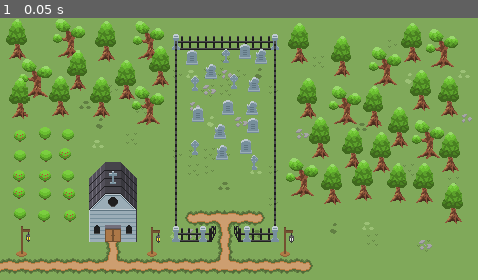
Above: before the commit, frame 1.
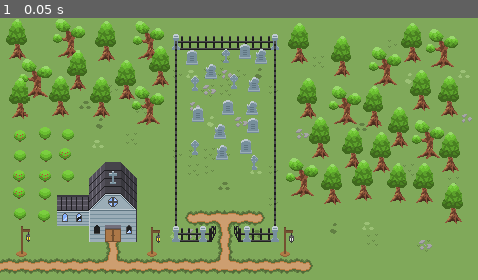
Above: after the commit, the same moment.

Repository: Turtletnt5/MixJam9
Game: Godot game, scene res://MyStuff/PlayLevels/basic_level.tscn
The game is run twice, just before and just after one commit, with the same random seed, the same clock (stepped at 60 frames per second) and the same inputs. The project has no main scene, so this scene is started directly.
Inputs:
- Up to frame 1 (0.05 s): no input

The runs differ from the first frame. In frame 1, 0.9% of the frame differs, in the area x 11-28%, y 64-83%.

Commit message:
changed church

Diff:
--- a/MyStuff/PlayLevels/basic_level.tscn
+++ b/MyStuff/PlayLevels/basic_level.tscn
@@ -3,7 +3,6 @@
 [ext_resource type="Texture2D" uid="uid://oy2vxprtqakh" path="res://Imported assets/Cemetery/Grass/EmptyGrassTile.png" id="1_xqw0f"]
 [ext_resource type="PackedScene" uid="uid://dgqurvpqwdugy" path="res://MyStuff/PlayLevels/play_area.tscn" id="2_c3pih"]
 [ext_resource type="Texture2D" uid="uid://ycdmdel1wrqd" path="res://Imported assets/Cemetery/Grass/GrassAlt3.png" id="2_pt48j"]
-[ext_resource type="Texture2D" uid="uid://cru32qvsox4bl" path="res://Imported assets/Cemetery/Structures/Church2.png" id="2_tnwvn"]
 [ext_resource type="Texture2D" uid="uid://c4vqoqyuy3yeg" path="res://Imported assets/Cemetery/Grass/GrassAlt1.png" id="3_lpbq6"]
 [ext_resource type="Texture2D" uid="uid://on1xihwufnxj" path="res://Imported assets/Cemetery/Path/pathStriaghtUp.png" id="4_jrf2h"]
 [ext_resource type="Texture2D" uid="uid://m5bpypanwe6r" path="res://Imported assets/Cemetery/Grass/GrassAlt4.png" id="4_mjh0c"]
@@ -22,6 +21,7 @@
 [ext_resource type="Texture2D" uid="uid://dx34ymfiafics" path="res://Imported assets/Cemetery/Plants/Bush.png" id="19_s4c6k"]
 [ext_resource type="Texture2D" uid="uid://ck4mxc573xb85" path="res://Imported assets/Cemetery/Plants/Tree2.png" id="20_mhpk1"]
 [ext_resource type="Texture2D" uid="uid://blbqgbekad6w6" path="res://Imported assets/Cemetery/Plants/BushBerry.png" id="20_pr7ok"]
+[ext_resource type="Texture2D" uid="uid://y4rk7bm1187x" path="res://Imported assets/Cemetery/Structures/Church1.png" id="22_ekuf7"]
 
 [node name="Basic Level" type="Node2D"]
 
@@ -105,12 +105,6 @@
 position = Vector2(169, 16)
 metadata/_edit_lock_ = true
 
-[node name="Church2" type="Sprite2D" parent="."]
-texture_filter = 1
-position = Vector2(111, 183)
-texture = ExtResource("2_tnwvn")
-metadata/_edit_lock_ = true
-
 [node name="Decor" type="Node2D" parent="."]
 metadata/_edit_lock_ = true
 
@@ -296,16 +290,6 @@
 texture = ExtResource("19_s4c6k")
 metadata/_edit_lock_ = true
 
-[node name="BushBerry4" type="Sprite2D" parent="Decor"]
-position = Vector2(69, 197)
-texture = ExtResource("20_pr7ok")
-metadata/_edit_lock_ = true
-
-[node name="BushBerry5" type="Sprite2D" parent="Decor"]
-position = Vector2(68, 175)
-texture = ExtResource("20_pr7ok")
-metadata/_edit_lock_ = true
-
 [node name="BushBerry6" type="Sprite2D" parent="Decor"]
 position = Vector2(20, 117)
 texture = ExtResource("20_pr7ok")
@@ -494,3 +478,8 @@
 [node name="Tree34" type="Sprite2D" parent="Forest"]
 position = Vector2(147, 88)
 texture = ExtResource("20_mhpk1")
+
+[node name="Church1" type="Sprite2D" parent="."]
+position = Vector2(96, 185)
+texture = ExtResource("22_ekuf7")
+metadata/_edit_lock_ = true
